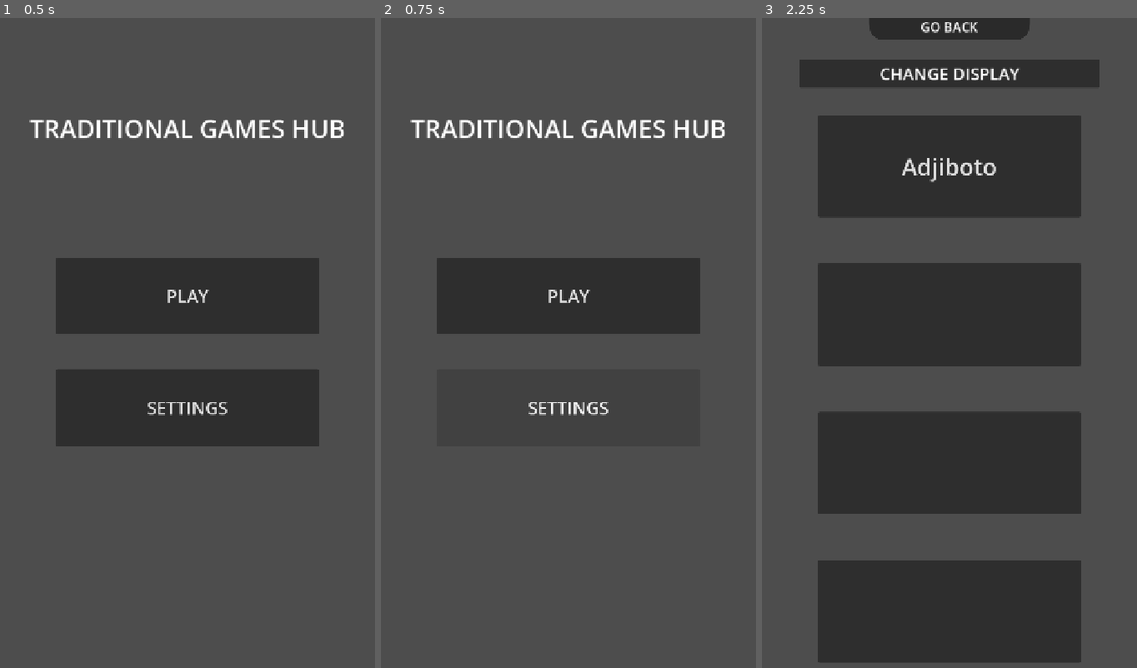
Above: before the commit, frames 1-3 (left to right).
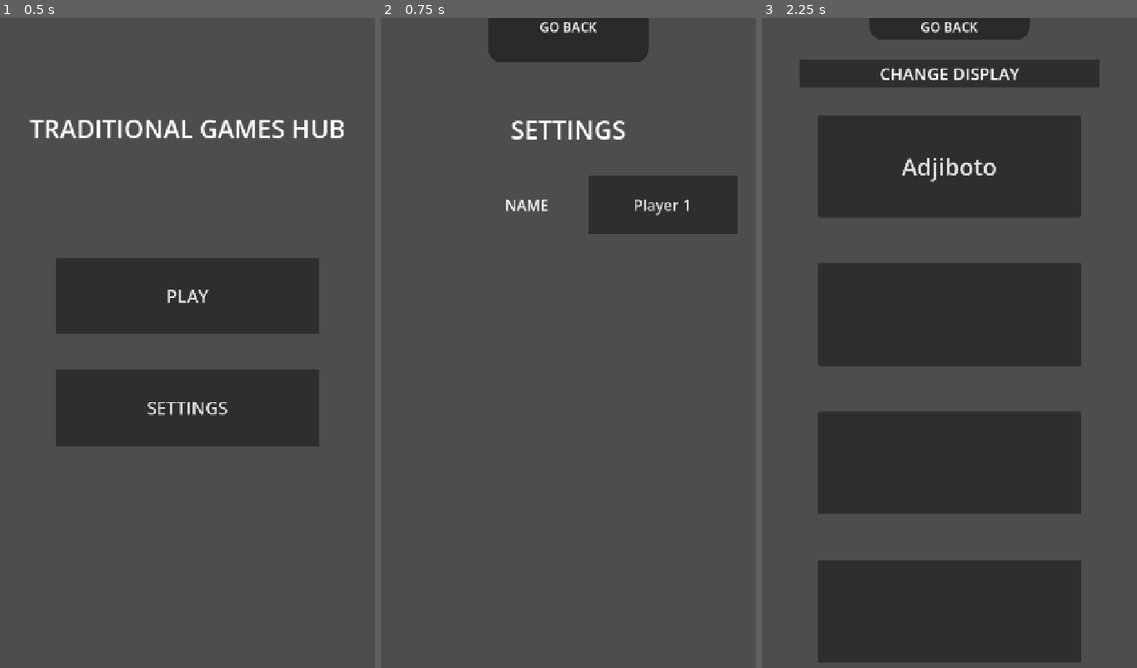
Above: after the commit, the same moments.

Repository: LeYohan-rgb/trad-games-hub
Game: Godot game, scene res://Scenes/starting_screen.tscn
Same seed, same stepped clock (60 frames per second), same inputs: the game is played once before the commit and once after it.
Inputs (mouse positions are in pixels of both pictures, inside the frame that each line leads up to):
- Up to frame 1 (0.5 s): no input
- Up to frame 2 (0.75 s): click "SETTINGS" at 0.5 s
- Up to frame 3 (2.25 s): click (949, 57) at 1.27 s; click "PLAY" at 2 s

Frame 1 is identical in both runs. In frame 2, 16% of the frame differs, in the area x 7-96%, y 0-62%; in frame 3, nothing differs.

Commit message:
Successfully added a player name system"
git commit -m
git status

sa

Diff:
--- /dev/null
+++ b/Scenes/settings.tscn
@@ -0,0 +1,95 @@
+[gd_scene format=3 uid="uid://qwjy8ea4ygr8"]
+
+[ext_resource type="Script" uid="uid://dsyqjg6whr12b" path="res://Scripts/settings.gd" id="1_4geyq"]
+
+[sub_resource type="StyleBoxFlat" id="StyleBoxFlat_eyi13"]
+bg_color = Color(0.16565639, 0.16565642, 0.1656563, 1)
+corner_radius_bottom_right = 50
+corner_radius_bottom_left = 50
+
+[node name="settings" type="VBoxContainer" unique_id=825511660]
+anchors_preset = 15
+anchor_right = 1.0
+anchor_bottom = 1.0
+grow_horizontal = 2
+grow_vertical = 2
+script = ExtResource("1_4geyq")
+
+[node name="Control" type="Control" parent="." unique_id=1333330998]
+layout_mode = 2
+size_flags_vertical = 3
+
+[node name="go_back_btn" type="Button" parent="Control" unique_id=1098837741]
+layout_mode = 1
+anchors_preset = 15
+anchor_right = 1.0
+anchor_bottom = 1.0
+grow_horizontal = 2
+grow_vertical = 2
+size_flags_horizontal = 3
+size_flags_vertical = 3
+offset_transform_enabled = true
+offset_transform_scale = Vector2(0.429, 0.6)
+offset_transform_pivot_ratio = Vector2(0.5, 0)
+theme_override_styles/normal = SubResource("StyleBoxFlat_eyi13")
+
+[node name="Label" type="Label" parent="Control" unique_id=94011314]
+layout_mode = 1
+anchors_preset = 15
+anchor_right = 1.0
+anchor_bottom = 1.0
+grow_horizontal = 2
+grow_vertical = 2
+theme_override_font_sizes/font_size = 25
+text = "GO BACK"
+horizontal_alignment = 1
+
+[node name="VBoxContainer" type="VBoxContainer" parent="." unique_id=1755780091]
+layout_mode = 2
+size_flags_vertical = 3
+size_flags_stretch_ratio = 8.0
+
+[node name="Label" type="Label" parent="VBoxContainer" unique_id=2058318736]
+layout_mode = 2
+size_flags_vertical = 7
+theme_override_font_sizes/font_size = 48
+text = "SETTINGS"
+horizontal_alignment = 1
+vertical_alignment = 1
+
+[node name="HBoxContainer" type="HBoxContainer" parent="VBoxContainer" unique_id=1313684740]
+layout_mode = 2
+size_flags_vertical = 7
+
+[node name="Label" type="Label" parent="VBoxContainer/HBoxContainer" unique_id=1606207851]
+layout_mode = 2
+size_flags_horizontal = 3
+size_flags_vertical = 5
+offset_transform_enabled = true
+offset_transform_scale = Vector2(0.8, 0.8)
+theme_override_font_sizes/font_size = 36
+text = "NAME"
+horizontal_alignment = 2
+vertical_alignment = 1
+
+[node name="users_name" type="LineEdit" parent="VBoxContainer/HBoxContainer" unique_id=687517617]
+layout_mode = 2
+size_flags_horizontal = 3
+size_flags_vertical = 5
+offset_transform_enabled = true
+offset_transform_scale = Vector2(0.8, 0.8)
+theme_override_font_sizes/font_size = 36
+placeholder_text = "Player 1"
+alignment = 1
+
+[node name="HBoxContainer2" type="HBoxContainer" parent="VBoxContainer" unique_id=991119284]
+layout_mode = 2
+size_flags_vertical = 7
+
+[node name="Control" type="Control" parent="VBoxContainer" unique_id=243999381]
+layout_mode = 2
+size_flags_vertical = 7
+size_flags_stretch_ratio = 5.0
+
+[connection signal="pressed" from="Control/go_back_btn" to="." method="_on_go_back_btn_pressed"]
+[connection signal="text_changed" from="VBoxContainer/HBoxContainer/users_name" to="." method="_on_line_edit_text_changed"]
--- a/Scenes/starting_screen.tscn
+++ b/Scenes/starting_screen.tscn
@@ -53,3 +53,4 @@
 size_flags_stretch_ratio = 2.0
 
 [connection signal="pressed" from="buttons/play_btn" to="." method="_on_play_btn_pressed"]
+[connection signal="pressed" from="buttons/settings_btn" to="." method="_on_settings_btn_pressed"]
--- a/Scripts/Global.gd
+++ b/Scripts/Global.gd
@@ -1,5 +1,7 @@
 extends Node
 
+var player_name : String = "Player 1"
 var game_mode : int = 0 #O IS ONLINE
 var playing_game : int = 0
+var players :Array[String] = []
 #1 - ADJIBOTO
--- a/Scripts/adjiboto_room.gd
+++ b/Scripts/adjiboto_room.gd
@@ -1,6 +1,7 @@
 extends Control
 
-
+@onready var player_1_label = $player_1_panel/Label
+@onready var player_2_label = $player_2_panel/Label
 # Called when the node enters the scene tree for the first time.
 func _ready() -> void:
 
@@ -13,4 +14,9 @@
 	pass
 
 func set_up():
-	pass
+	if multiplayer.is_server():
+		player_1_label.text = Global.players[0]
+		player_2_label.text = Global.players[1]
+	else:
+		player_1_label.text = Global.players[1]
+		player_2_label.text = Global.players[0]
--- a/Scripts/hosting_room.gd
+++ b/Scripts/hosting_room.gd
@@ -28,6 +28,7 @@
 	multiplayer.multiplayer_peer = peer
 
 	status_label.text = "Hosting room!"
+	Global.players.append(Global.player_name)
 
 
 func _on_join_button_pressed() -> void:
@@ -44,13 +45,20 @@
 
 func _on_connected_to_server():
 	status_label.text = "Successfully connected!"
+	register_player.rpc_id(1, Global.player_name)
+
+@rpc("any_peer", "call_remote", "reliable")
+func register_player(player_name):
+	var id = multiplayer.get_remote_sender_id()
+	Global.players.append(player_name)
+	status_label.text = player_name + " joined the room!"
+
 
 func _on_connection_failed():
 	status_label.text = "Connection failed!"
 
 func _on_peer_connected(id : int):
 	if multiplayer.is_server():
-		status_label.text = "Someone joined the room!"
 		appear_button_to_play_game()
 
 	print("Player connected! ID: ", id)
@@ -64,9 +72,14 @@
 
 
 func _on_start_game_button_pressed() -> void:
+	update_global_player_array.rpc(Global.players)
 	begin_game.rpc(Global.playing_game)
 
 @rpc("any_peer", "call_local", "reliable")
 func begin_game(playing_game_index):
 	if playing_game_index == 1: #ADJIBOTO
 		get_tree().change_scene_to_file("res://Scenes/adjiboto_room.tscn")
+
+@rpc("any_peer", "call_local", "reliable")
+func update_global_player_array(player_array):
+	Global.players = player_array
--- /dev/null
+++ b/Scripts/settings.gd
@@ -0,0 +1,20 @@
+extends VBoxContainer
+
+@onready var users_name = $VBoxContainer/HBoxContainer/users_name
+
+# Called when the node enters the scene tree for the first time.
+func _ready() -> void:
+	users_name.text = Global.player_name
+
+
+# Called every frame. 'delta' is the elapsed time since the previous frame.
+func _process(delta: float) -> void:
+	pass
+
+
+func _on_line_edit_text_changed(new_text: String) -> void:
+	Global.player_name = new_text
+
+
+func _on_go_back_btn_pressed() -> void:
+	get_tree().change_scene_to_file("res://Scenes/starting_screen.tscn")
--- a/Scripts/starting_screen.gd
+++ b/Scripts/starting_screen.gd
@@ -13,3 +13,7 @@
 
 func _on_play_btn_pressed() -> void:
 	get_tree().change_scene_to_file("res://Scenes/game_selector.tscn")
+
+
+func _on_settings_btn_pressed() -> void:
+	get_tree().change_scene_to_file("res://Scenes/settings.tscn")
Not shown, added: Scripts/settings.gd.uid
